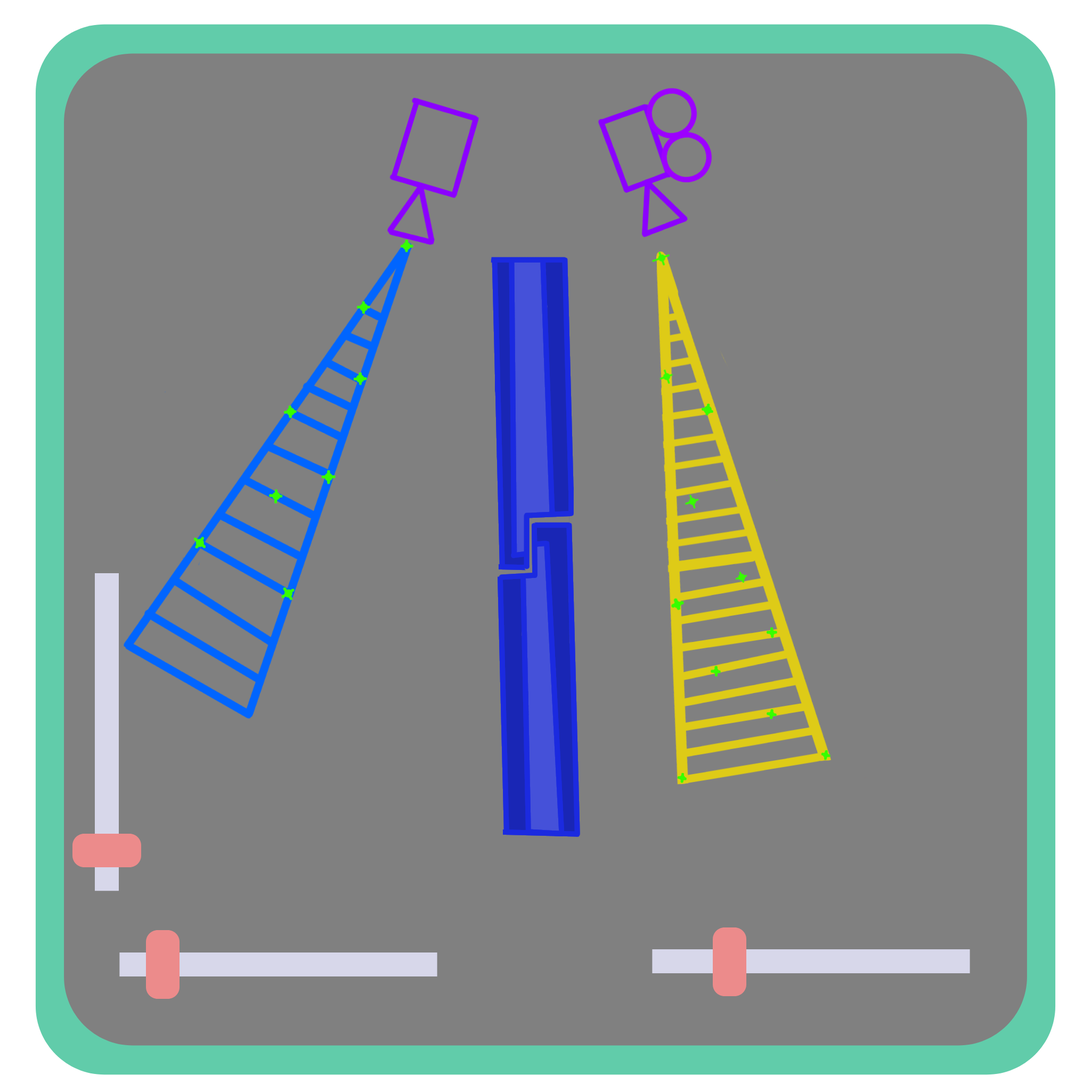
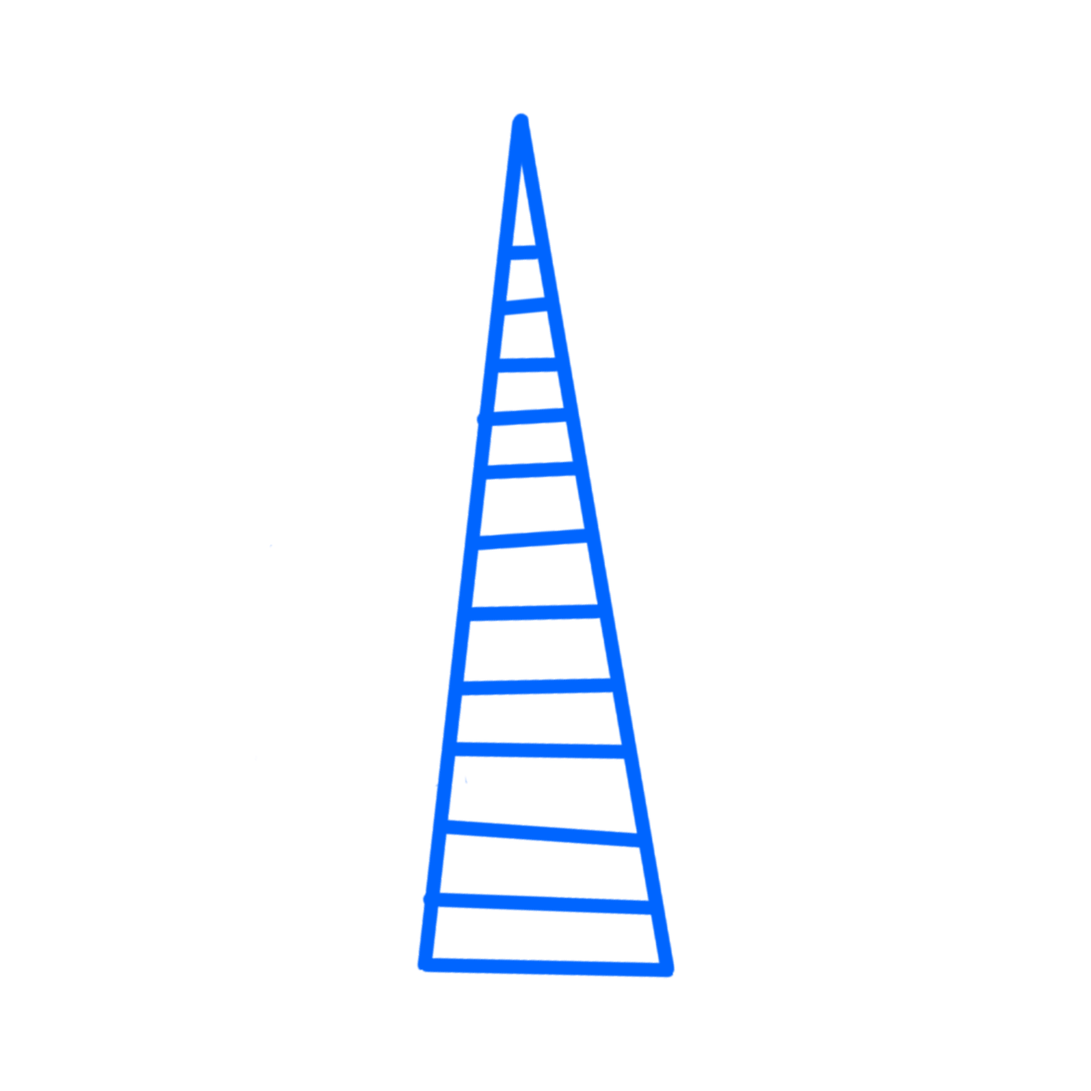
Comparing the layer stacks of the two 1091 × 1091 images. Changes:
hid "Doors copy" over <box>497,522,581,838</box>
hid "Doors" over <box>490,256,574,571</box>
hid "Laag 9" over <box>494,257,580,836</box>
hid "Alignement Dots" over <box>193,239,832,784</box>
hid "Laag 4" over <box>573,251,867,832</box>
painted on "Laag 3" over <box>98,111,676,980</box>
hid group "Camera 01" (1st of 2, in "UI") (5 layers) over <box>35,87,949,786</box>
hid "Vorm 5" over <box>597,87,713,238</box>
moved "Laag 8" into group "Camera 1a", painted on it over <box>35,96,949,786</box>
